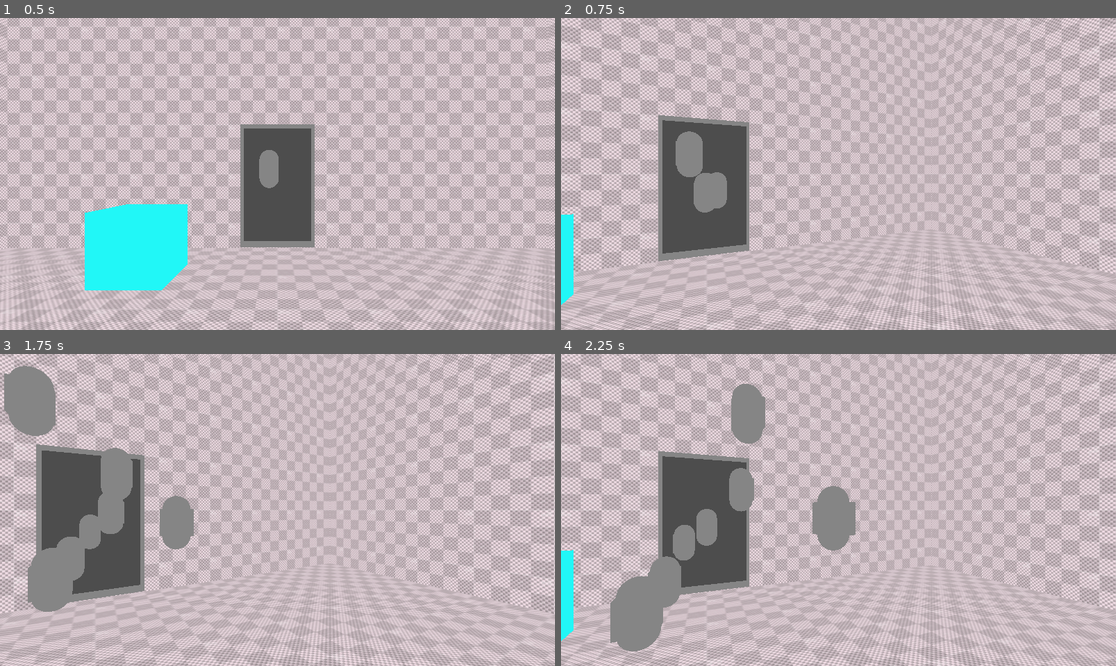
Above: before the commit, frames 1-4 (two rows, left to right).
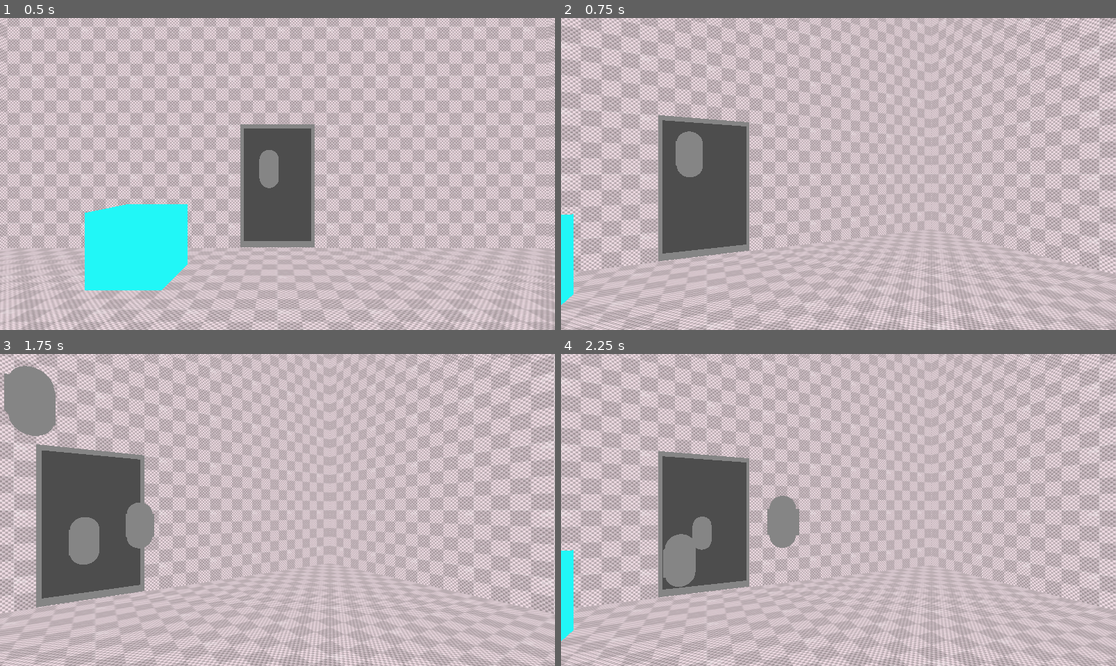
Above: after the commit, the same moments.

Repository: AstonisherVR/The-Girl-In-The-Wndow-Fan-Remake
Game: Godot game, scene res://main_scene.tscn
The game is run twice, just before and just after one commit, with the same random seed, the same clock (stepped at 60 frames per second) and the same inputs.
Inputs (mouse positions are in pixels of both pictures, inside the frame that each line leads up to):
- Up to frame 1 (0.5 s): no input
- Up to frame 2 (0.75 s): move the mouse to (960, 158) at 0.52 s; hold Right (RIGHT) from 0.53 s (still down); click (960, 158) at 0.6 s
- Up to frame 3 (1.75 s): move the mouse to (166, 525) at 1.27 s; release Right (RIGHT) at 1.28 s; hold Left (LEFT) from 1.28 s (still down); click (166, 525) at 1.35 s
- Up to frame 4 (2.25 s): move the mouse to (894, 441) at 2.02 s; release Left (LEFT) at 2.03 s; hold Right (RIGHT) from 2.03 s (still down); click (894, 441) at 2.1 s

Frame 1 is identical in both runs. In frame 2, 0.7% of the frame differs, in the area x 23-30%, y 49-63%; in frame 3, 4.2%; in frame 4, 6.3%, in the area x 8-54%, y 9-96%.

Commit message:
PARTICLES

Diff:
--- a/main_scene.tscn
+++ b/main_scene.tscn
@@ -40,6 +40,7 @@
 
 [node name="GPUParticles3D" type="GPUParticles3D" parent="."]
 transform = Transform3D(1, 0, 0, 0, 1, 0, 0, 0, 1, 0, 1.7552, -4.37396)
+amount = 4
 lifetime = 2.0
 explosiveness = 0.1
 randomness = 0.2
